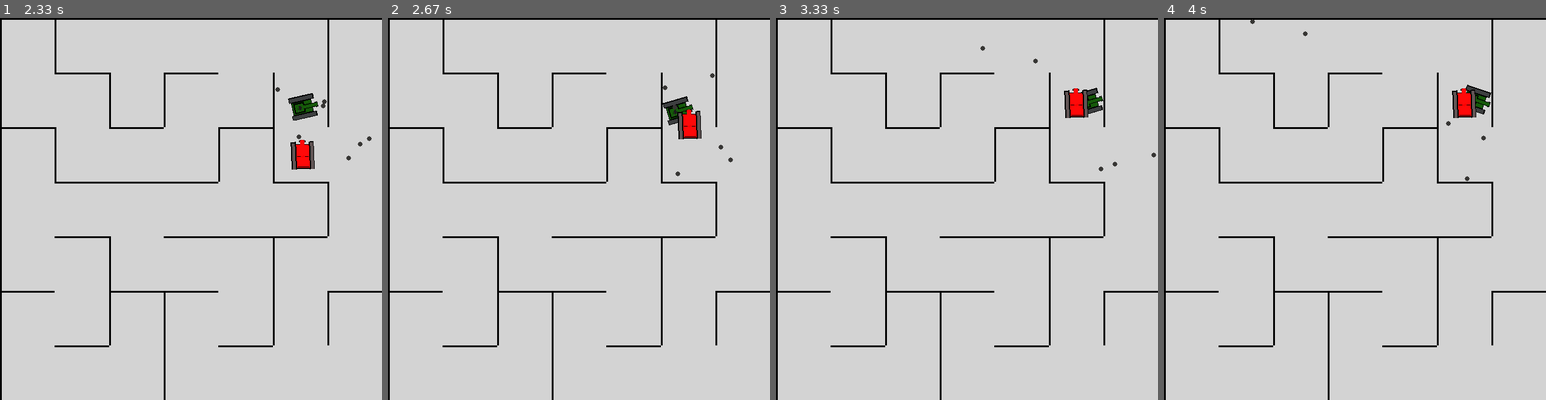
Above: before the commit, frames 1-4 (left to right).
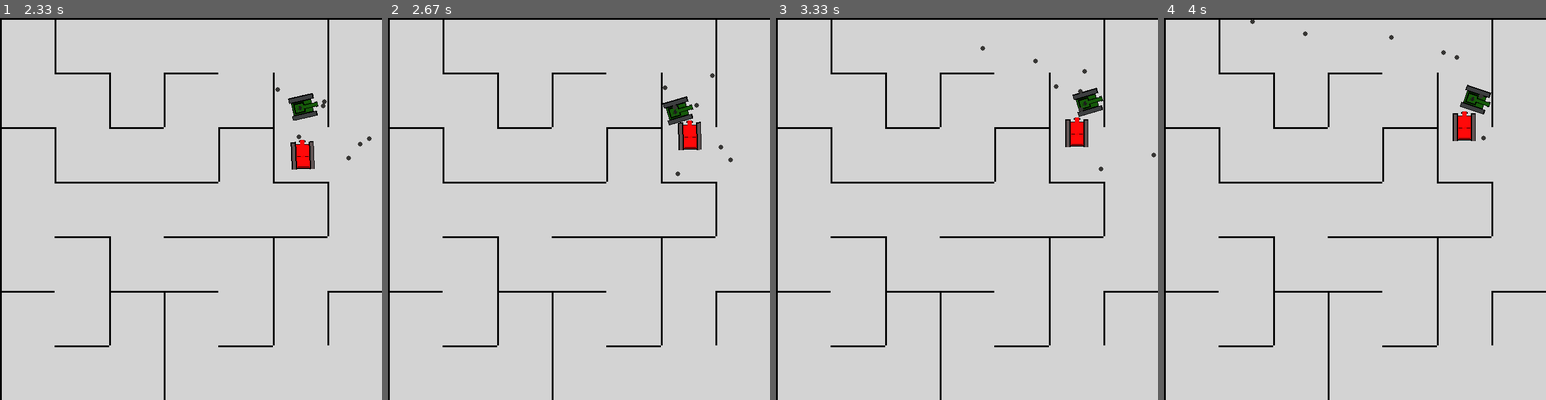
Above: after the commit, the same moments.

Repository: kapysha/TanksPyGame
Game: pygame game, started from main.py
The game is run twice, just before and just after one commit, with the same random seed, the same clock (stepped at 60 frames per second) and the same inputs.
Inputs:
- Up to frame 1 (2.33 s): hold Right 0.33-0.8 s; hold Up 0.83-1.13 s; tap Space at 0.9, 1.23, 1.53, 1.73, 2.03, 2.3 s; hold Right 1.17-1.63 s; hold Left 1.67-2.2 s; hold Down from 2.23 s (still down)
- Up to frame 2 (2.67 s): release Down at 2.53 s; hold Left from 2.57 s (still down); tap Space at 2.63 s
- Up to frame 3 (3.33 s): tap Space at 2.93, 3.07 s; release Left at 2.97 s; hold Up from 3 s (still down)
- Up to frame 4 (4 s): release Up at 3.37 s; hold Right from 3.4 s (still down); tap Space at 3.47, 3.77 s

Frame 1 is identical in both runs. In frame 2, 0.4% of the frame differs, in the area x 75-83%, y 22-35%; in frame 3, 0.9%, in the area x 72-90%, y 13-39%; in frame 4, 0.8%.

Commit message:
Добавил, чтобы танки не наезжали друг на друга.

Diff:
--- a/main.py
+++ b/main.py
@@ -162,7 +162,16 @@
         for sprite in all_sprites:
             if isinstance(sprite, Wall):
                 if pygame.sprite.collide_mask(temp_sprite, sprite):
-                    return True  # Есть столкновение
+                    return True
+
+        all_tanks = pygame.sprite.Group(players_group, ai_group)
+
+        for tank in all_tanks:
+            if tank == self:
+                continue  # Пропустить самого себя
+            if pygame.sprite.collide_mask(temp_sprite, tank):
+                return True
+
         return False  # Нет столкновения
 
     def random_position(self):
@@ -367,7 +376,7 @@
         self.path_update_interval = 0.5  # Интервал обновления пути в секундах
         self.time_since_last_path = 0.0  # Таймер для обновления пути
 
-        self.shooting_range = 250  # Пиксели
+        self.shooting_range = 350  # Пиксели
         self.shooting_angle_threshold = 20  # Градусы
         self.shoot_cooldown = 1.0
         self.time_since_last_shot = 0.0  # Таймер
